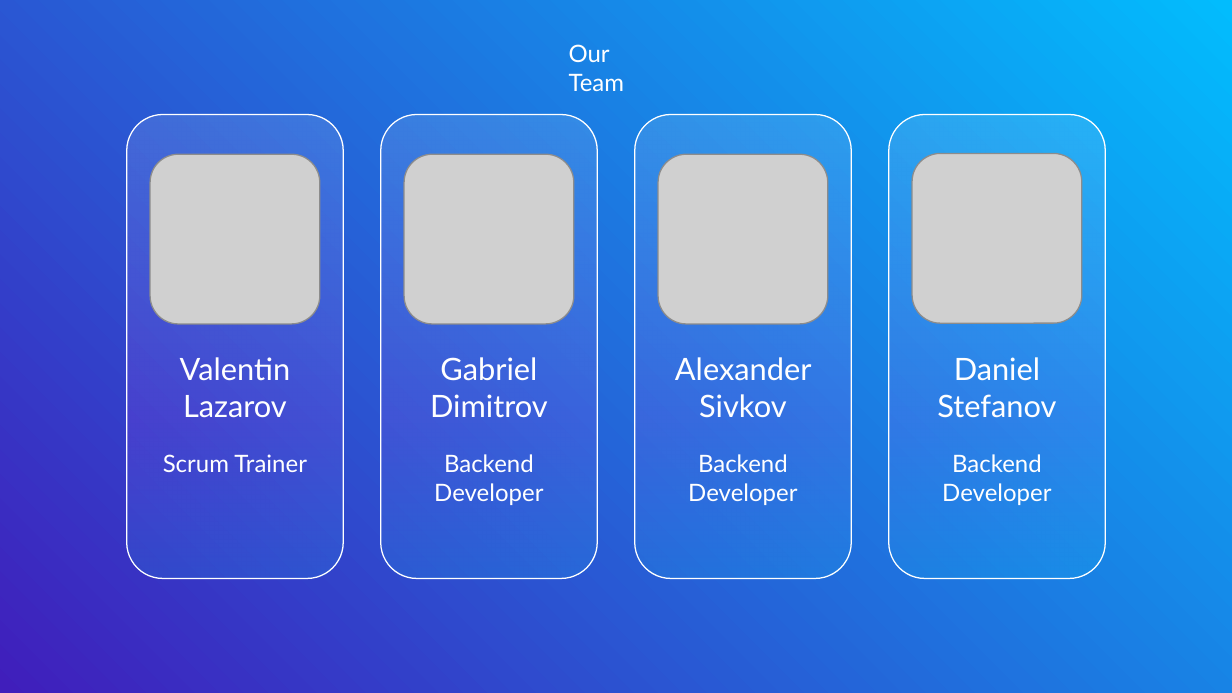
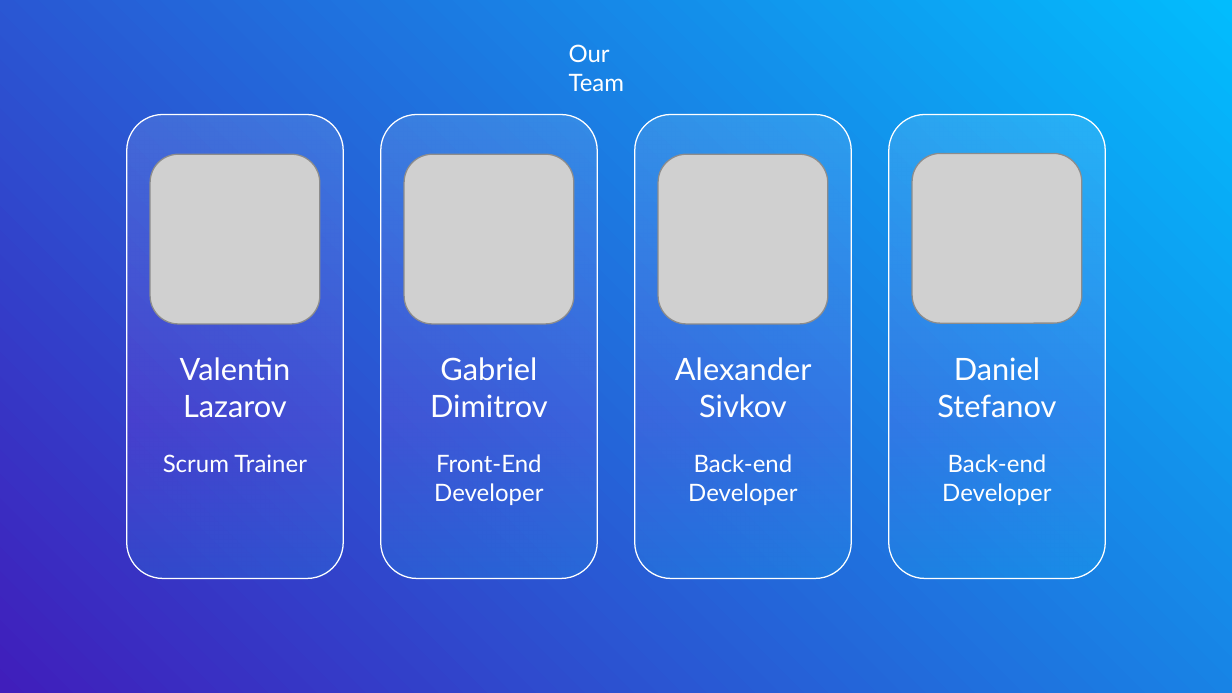
Before and after one commit to GGDimitrov21/The-Bankers, a slide deck: slide 6 of documentaion/The Bankers presentation.pptx. Drawn at 1232x693 pixels with LibreOffice and Linux fonts; fonts in the diff are those of the drawing; grey boxes stand for pictures. Boxes give left, top, right and bottom in pixels: in the first picture for what was removed or moved away, otherwise in the second. Text is boxed around its words. In the diff, an @@ line names an element or a change of style, - is before the commit and + after.

```diff
--- a/documentaion/The Bankers presentation.pptx
+++ b/documentaion/The Bankers presentation.pptx
@@ subtitle at <box>434,454,543,505</box>: text changed @@
-Backend Developer
+Front-End Developer
@@ subtitle at <box>688,454,797,505</box>: text changed @@
-Backend Developer
+Back-end Developer
@@ subtitle at <box>942,454,1051,505</box>: text changed @@
-Backend Developer
+Back-end Developer
```
Also in this commit, not shown: 1 other file.
